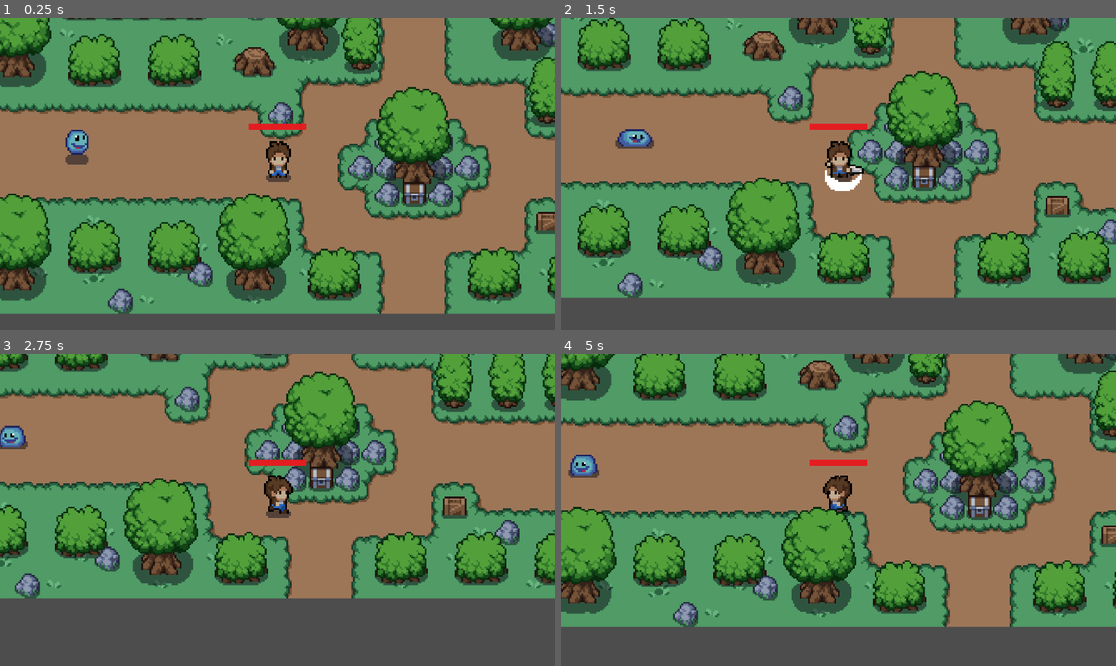
Above: before the commit, frames 1-4 (two rows, left to right).
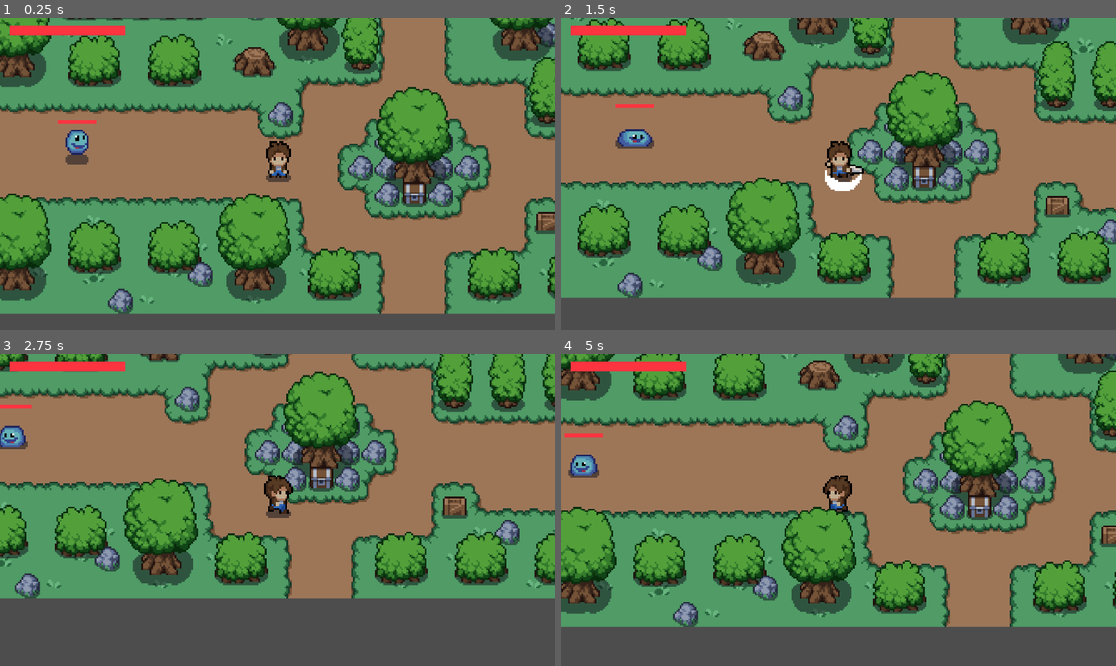
Above: after the commit, the same moments.

Repository: ardiantohendy/godot_the_mystic_woods
Game: Godot game, scene res://scenes/area_1.tscn
The game is run twice, just before and just after one commit, with the same random seed, the same clock (stepped at 60 frames per second) and the same inputs.
Inputs:
- Up to frame 1 (0.25 s): no input
- Up to frame 2 (1.5 s): hold Right (ui_right) 0.53-1.28 s; tap D (attack) at 0.6, 1.35 s; hold Down (ui_down) from 1.28 s (still down)
- Up to frame 3 (2.75 s): release Down (ui_down) at 2.03 s; hold Right (ui_right) from 2.03 s (still down); tap D (attack) at 2.1 s
- Up to frame 4 (5 s): release Right (ui_right) at 2.78 s; hold Up (ui_up) 2.78-3.53 s; tap D (attack) at 2.85, 3.6, 4.35 s; hold Left (ui_left) from 3.53 s (still down)

The runs differ from the first frame. In frame 1, 0.9% of the frame differs, in the area x 1-56%, y 2-36%; in frame 2, 0.9%; in frame 3, 0.9%; in frame 4, 1.0%, in the area x 0-56%, y 2-36%.

Commit message:
adding health for player and enemy

Diff:
--- a/scenes/player.tscn
+++ b/scenes/player.tscn
@@ -4,10 +4,10 @@
 [ext_resource type="Script" uid="uid://vf2mpwesjrdn" path="res://scripts/player.gd" id="1_g2els"]
 
 [sub_resource type="StyleBoxFlat" id="StyleBoxFlat_g2els"]
-bg_color = Color(0.0722893, 0.0614013, 0.0102505, 1)
+bg_color = Color(0.180005, 0.180005, 0.180005, 1)
 
 [sub_resource type="StyleBoxFlat" id="StyleBoxFlat_qhqgy"]
-bg_color = Color(0.89, 0.1157, 0.128605, 1)
+bg_color = Color(0.984314, 0.203922, 0.25098, 1)
 
 [sub_resource type="AtlasTexture" id="AtlasTexture_g2els"]
 atlas = ExtResource("1_3vyb7")
@@ -430,10 +430,10 @@
 script = ExtResource("1_g2els")
 
 [node name="HealthBar" type="ProgressBar" parent="."]
-offset_left = -15.0
-offset_top = -26.0
-offset_right = 15.0
-offset_bottom = -23.0
+offset_left = -139.0
+offset_top = -77.0
+offset_right = -79.0
+offset_bottom = -72.0
 theme_override_styles/background = SubResource("StyleBoxFlat_g2els")
 theme_override_styles/fill = SubResource("StyleBoxFlat_qhqgy")
 value = 50.0
--- a/scenes/slime.tscn
+++ b/scenes/slime.tscn
@@ -534,6 +534,12 @@
 
 [sub_resource type="CircleShape2D" id="CircleShape2D_p2gj0"]
 radius = 15.0333
+
+[sub_resource type="StyleBoxFlat" id="StyleBoxFlat_p2gj0"]
+bg_color = Color(0.180005, 0.180005, 0.180005, 1)
+
+[sub_resource type="StyleBoxFlat" id="StyleBoxFlat_n6pvg"]
+bg_color = Color(0.984314, 0.203922, 0.25098, 1)
 
 [node name="Slime" type="CharacterBody2D" groups=["enemy"]]
 motion_mode = 1
@@ -570,6 +576,16 @@
 position = Vector2(0, -3)
 shape = SubResource("CircleShape2D_p2gj0")
 
+[node name="HealthBar" type="ProgressBar" parent="."]
+offset_left = -10.0
+offset_top = -20.0
+offset_right = 10.0
+offset_bottom = -18.0
+theme_override_styles/background = SubResource("StyleBoxFlat_p2gj0")
+theme_override_styles/fill = SubResource("StyleBoxFlat_n6pvg")
+value = 50.0
+show_percentage = false
+
 [connection signal="ready" from="." to="." method="_on_ready"]
 [connection signal="body_entered" from="Area2D" to="." method="_on_area_2d_body_entered"]
 [connection signal="body_exited" from="Area2D" to="." method="_on_area_2d_body_exited"]
--- a/scripts/slime.gd
+++ b/scripts/slime.gd
@@ -2,6 +2,7 @@
 
 @onready var animated_sprite = $AnimatedSprite2D
 @onready var attack_area: Area2D = $AttackArea
+@onready var health_bar: ProgressBar = $HealthBar
 
 
 var SPEED = 20
@@ -16,6 +17,8 @@
 
 #patrolling by default
 func _on_ready() -> void:
+	health_bar.value = health
+
 	$AttackArea.monitoring = true
 	$AttackArea.monitorable = true
 	for marker in $PatrolPath.get_children():
@@ -31,6 +34,9 @@
 	player = null
 	player_chased = false
 	SPEED = 20
+
+func _process(delta: float) -> void:
+	health_bar.value = health
 
 func _physics_process(delta: float) -> void:
 	if get_attack:
@@ -150,7 +156,7 @@
 	await get_tree().create_timer(0.875).timeout
 
 	if player_node.has_method("take_damage_from_enemy") and animated_sprite.animation == "side_attack":
-		player_node.take_damage_from_enemy(5)
+		player_node.take_damage_from_enemy(20)
 		print("Get attack")
 
 	# Tunggu delay cooldown sebelum bisa menyerang lagi
Not shown: 1 places in scenes/slime.tscn that only renumber resources
